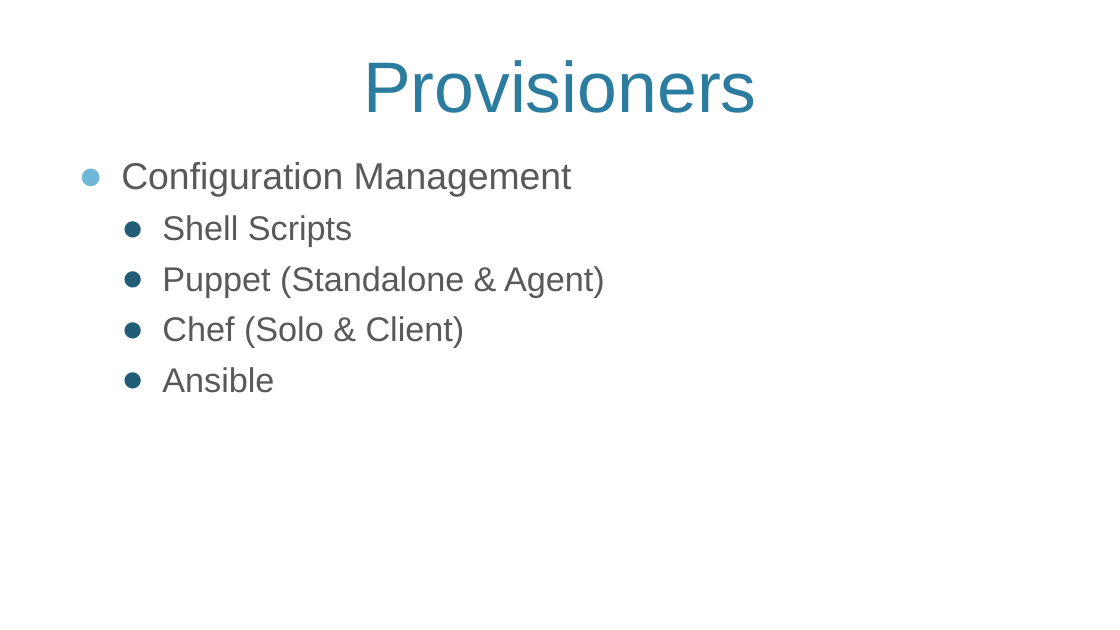
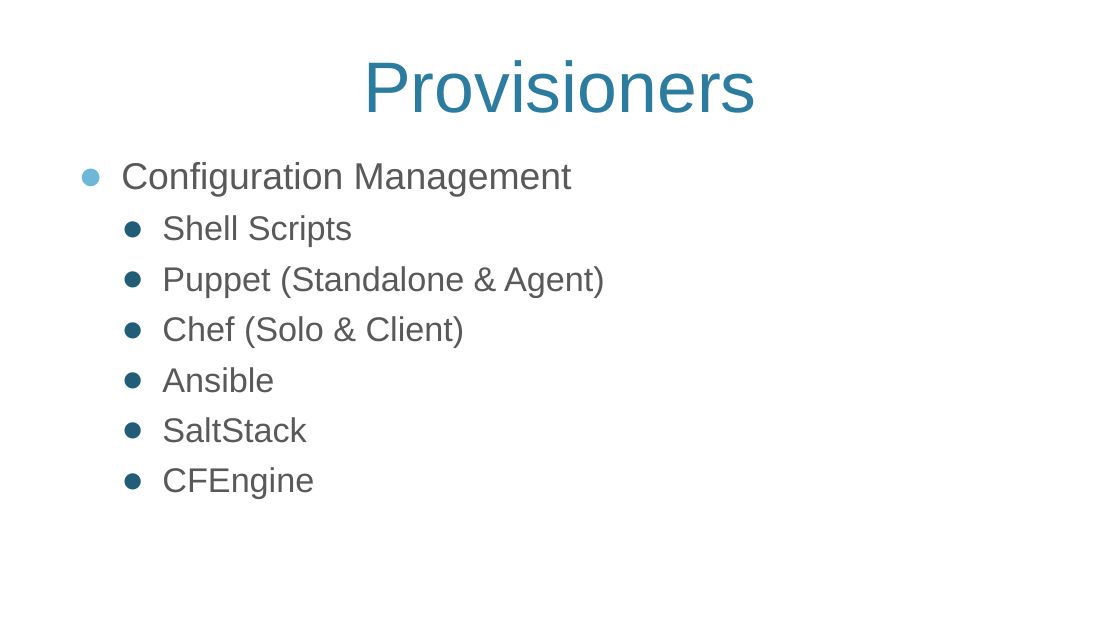
Before and after one commit to VMTrooper/VagrantBrownBag, a slide deck: slide 15 of Vagrant.pptx (slide 14 before the commit). Drawn at 1120x630 pixels with LibreOffice and Linux fonts; fonts in the diff are those of the drawing; background and template pictures are left out. Boxes give left, top, right and bottom in pixels: in the first picture for what was removed or moved away, otherwise in the second. Text is boxed around its words. In the diff, an @@ line names an element or a change of style, - is before the commit and + after.

```diff
--- a/Vagrant.pptx
+++ b/Vagrant.pptx
@@ text at [162,417,314,499]: paragraphs added @@
+  ● SaltStack
+  ● CFEngine
```
Also in this commit, not shown: 8 other slides changed, 1 slide added, 7 other files.
